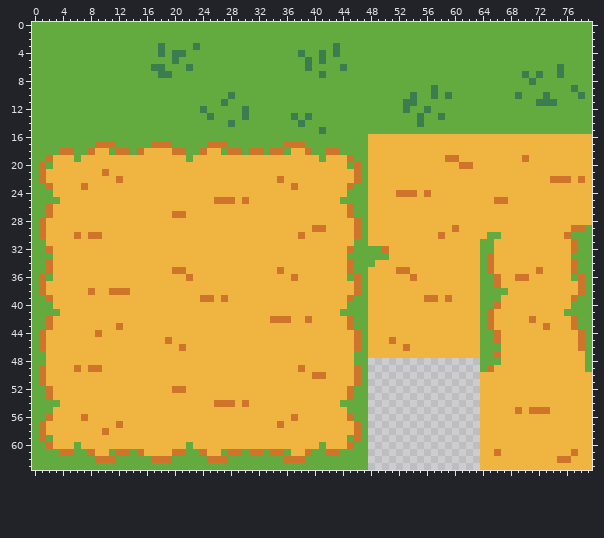
Edited in one commit: sprite sheet (Assets/Sprites/Objects/Grass.png). Above: the version before the commit.
The file is 80x64 pixels.
The same view after the edit:
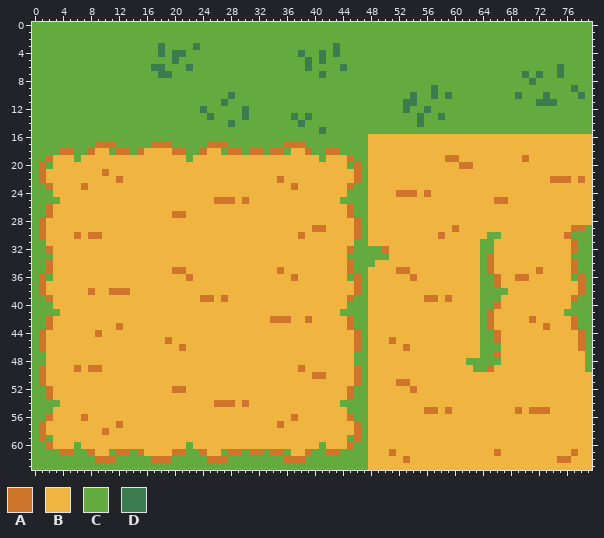
Palette (. is transparent): A #cf752b  B #f0b541  C #63ab3f  D #3b7d4f
Diff:
Changed rows in their new state; - is an unchanged pixel.
first column x 48:
48 BBBBBBBBBBBBBBCC
49 BBBBBBBBBBBBBBBC
50 BBBBBBBBBBBBBBBB
51 BBBBAABBBBBBBBBB
52 BBBBBBABBBBBBBBB
53 BBBBBBBBBBBBBBBB
54 BBBBBBBBBBBBBBBB
55 BBBBBBBBAABABBBB
56 BBBBBBBBBBBBBBBB
57 BBBBBBBBBBBBBBBB
58 BBBBBBBBBBBBBBBB
59 BBBBBBBBBBBBBBBB
60 BBBBBBBBBBBBBBBB
61 BBBABBBBBBBBBBBB
62 BBBBBABBBBBBBBBB
63 BBBBBBBBBBBBBBBB
